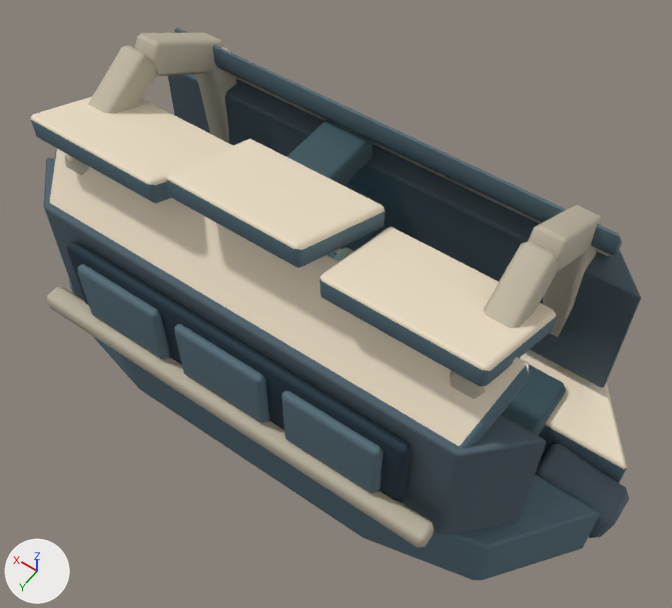
A saved change to the glTF model space-battleship/assets/planets/facilities_v8/equipment.glb.
One viewpoint serves both versions: a 50 mm lens placed at (-1.97, 2.67, 4.81), pointed at (-0.15, 0.11, 0.79). The lights are fixed; the arrows at lower left show +X, +Y and +Z. The picture after the commit comes second. Where no turn or scale is listed for an object, it has been applied to the vertices.

The first picture shows 'Continuous production pressure wall', 'Continuous production pressure wall.001', 'Manufacturing lateral dark hatch.001', 'Manufacturing sill is arc wall.001', 'Production wall faceted canopy', 'Production wall faceted canopy.001', 'Stepped fabrication roof vault', 'Stepped fabrication roof vault.001', 'Stepped fabrication roof vault.002', 'Swept node load wall.004', 'Swept node load wall.005', 'Three manufacturing door leaves.003' and 14 more.
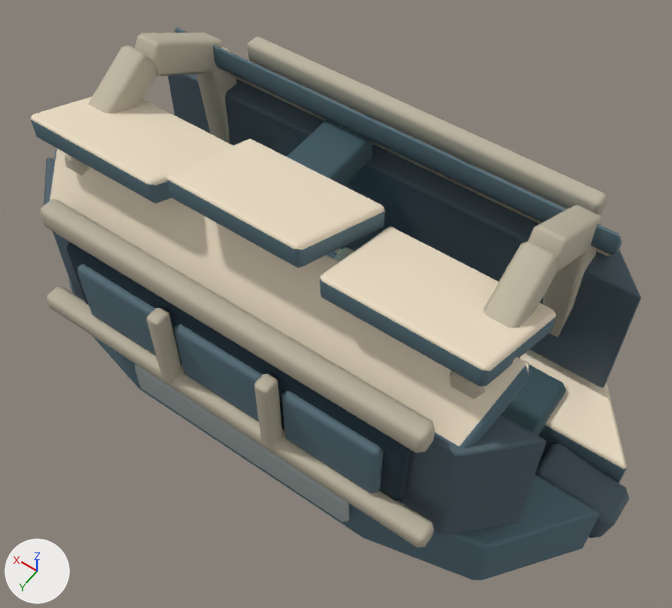
Location of each change, (x1, y1, x2, y2) in pixels of the pictures (672 x 608 px):
'Manufacturing upper pressure fascia.001', added: after (40, 199, 435, 453)
'Manufacturing upper pressure fascia', added: after (247, 36, 607, 216)
'Inset midtone pressure armor.005', added: after (135, 364, 349, 522)
'Manufacturing door pressure pier.003', added: after (147, 308, 182, 382)
'Manufacturing door pressure pier.002', added: after (254, 374, 282, 447)

Patch to the scene script:
```diff
--- a/space-battleship/assets/planets/facilities_v8/equipment.glb.py
+++ b/space-battleship/assets/planets/facilities_v8/equipment.glb.py
@@ mat_midtone_faceted_pressure_armor @@
+mat_midtone_faceted_pressure_armor = principled_material('Midtone faceted pressure armor')
+mat_midtone_faceted_pressure_armor.base_color = (0.4, 0.46, 0.45)  # grey #aab5b3
+mat_midtone_faceted_pressure_armor.metallic = 0.05
+mat_midtone_faceted_pressure_armor.roughness = 0.78
@@ me_cube_065 @@
+me_cube_065.from_pydata(...)  # 24 vertices, 44 faces; spans x -1.15..1.15, y -0.06..0.06, z -0.08..0.08
+me_cube_065.materials.append(mat_warm_faceted_ivory_armor)  # light grey #bfb6a2
@@ me_cube_063_1 @@
+me_cube_063_1.from_pydata(...)  # 24 vertices, 44 faces; spans x -0.045..0.045, y -0.05..0.05, z -0.265..0.265
+me_cube_063_1.materials.append(mat_warm_faceted_ivory_armor)  # light grey #bfb6a2
@@ me_cube_044_1 @@
+me_cube_044_1.from_pydata(...)  # 24 vertices, 44 faces; spans x -0.76..0.76, y -0.03..0.03, z -0.12..0.12
+me_cube_044_1.materials.append(mat_midtone_faceted_pressure_armor)  # grey #aab5b3
@@ ob_manufacturing_upper_pressure_fascia_001 @@
+ob_manufacturing_upper_pressure_fascia_001 = bpy.data.objects.new('Manufacturing upper pressure fascia.001', me_cube_065)
+ob_manufacturing_upper_pressure_fascia_001.location = (0.0, 0.83, 1.35)
@@ ob_manufacturing_upper_pressure_fascia @@
+ob_manufacturing_upper_pressure_fascia = bpy.data.objects.new('Manufacturing upper pressure fascia', me_cube_065.copy())
+ob_manufacturing_upper_pressure_fascia.location = (0.0, -0.83, 1.35)
@@ ob_manufacturing_door_pressure_pier_003 @@
+ob_manufacturing_door_pressure_pier_003 = bpy.data.objects.new('Manufacturing door pressure pier.003', me_cube_063_1)
+ob_manufacturing_door_pressure_pier_003.location = (0.335, 0.93, 0.94)
@@ ob_manufacturing_door_pressure_pier_002 @@
+ob_manufacturing_door_pressure_pier_002 = bpy.data.objects.new('Manufacturing door pressure pier.002', me_cube_063_1.copy())
+ob_manufacturing_door_pressure_pier_002.location = (-0.335, 0.93, 0.94)
@@ ob_inset_midtone_pressure_armor_005 @@
+ob_inset_midtone_pressure_armor_005 = bpy.data.objects.new('Inset midtone pressure armor.005', me_cube_044_1)
+ob_inset_midtone_pressure_armor_005.location = (0.0, 0.85, 0.22)
```
